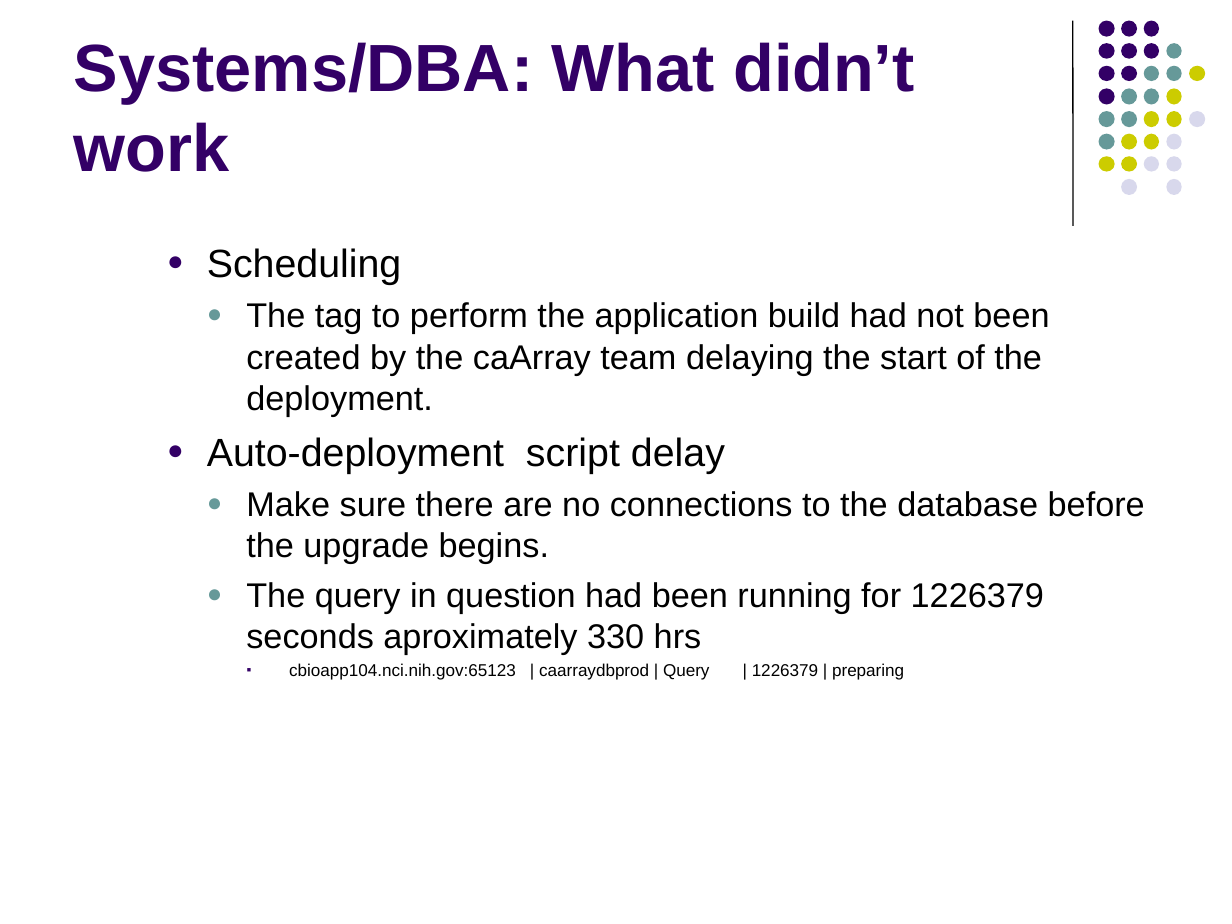
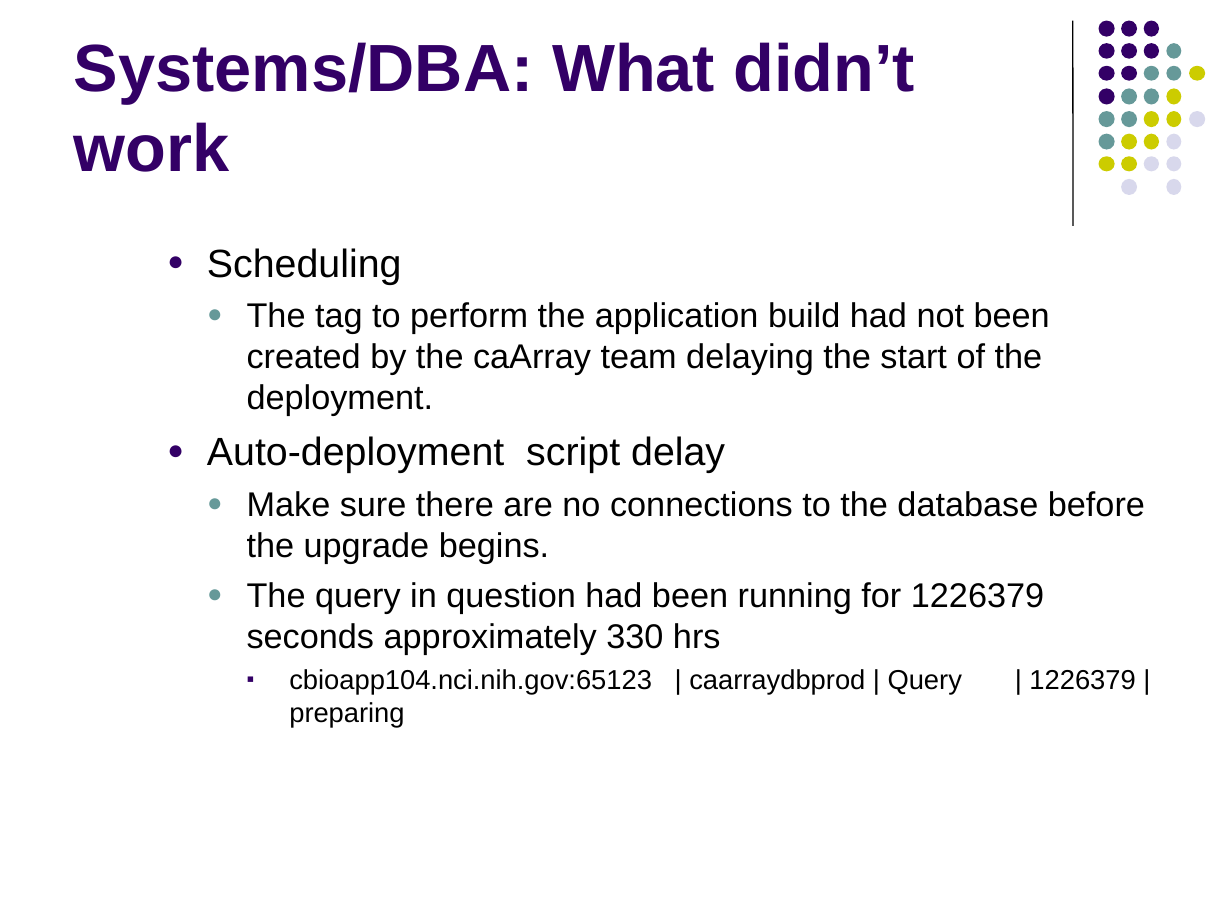
Before and after one commit to NCIP/caarray-docs, a slide deck: slide 18 of project_management/reports/2.3.0_project_portmortem.ppt. Drawn at 1232x924 pixels with LibreOffice and Linux fonts; fonts in the diff are those of the drawing. Boxes give left, top, right and bottom in pixels: in the first picture for what was removed or moved away, otherwise in the second. Text is boxed around its words. In the diff, an @@ line names an element or a change of style, - is before the commit and + after.

```diff
--- a/project_management/reports/2.3.0_project_portmortem.ppt
+++ b/project_management/reports/2.3.0_project_portmortem.ppt
@@ text at bbox=[247, 582, 1044, 654]: text changed @@
-      ● The query in question had been running for 1226379 seconds aproximately 330 hrs
+      ● The query in question had been running for 1226379 seconds approximately 330 hrs
@@ text at bbox=[289, 669, 1135, 695]: size 10 to 16 pt in "cbioapp104.nci.nih.gov:65123 | caarraydbprod | Query | 12263 ..."; more space between paragraphs @@
```
Also in this commit, not shown: 5 other slides changed.
